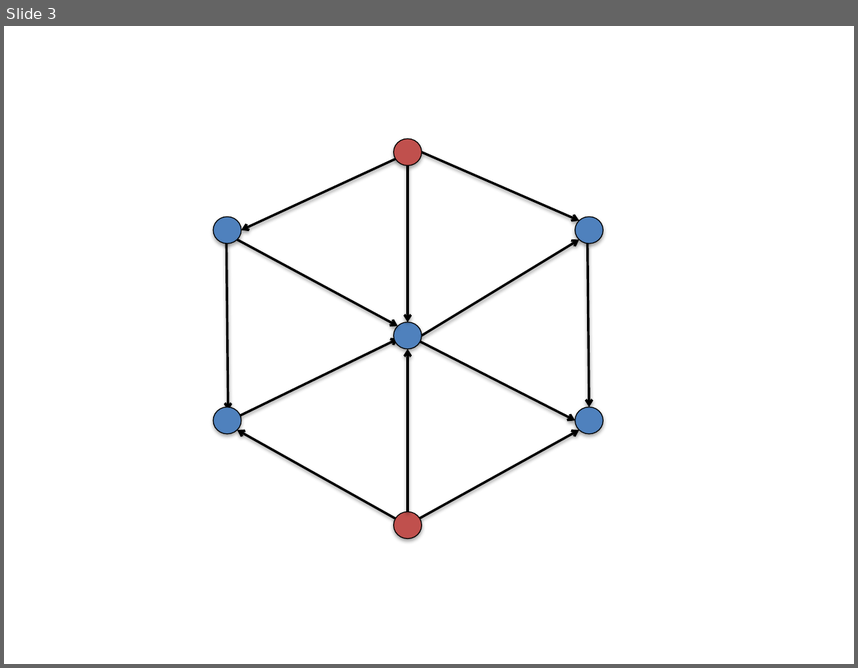
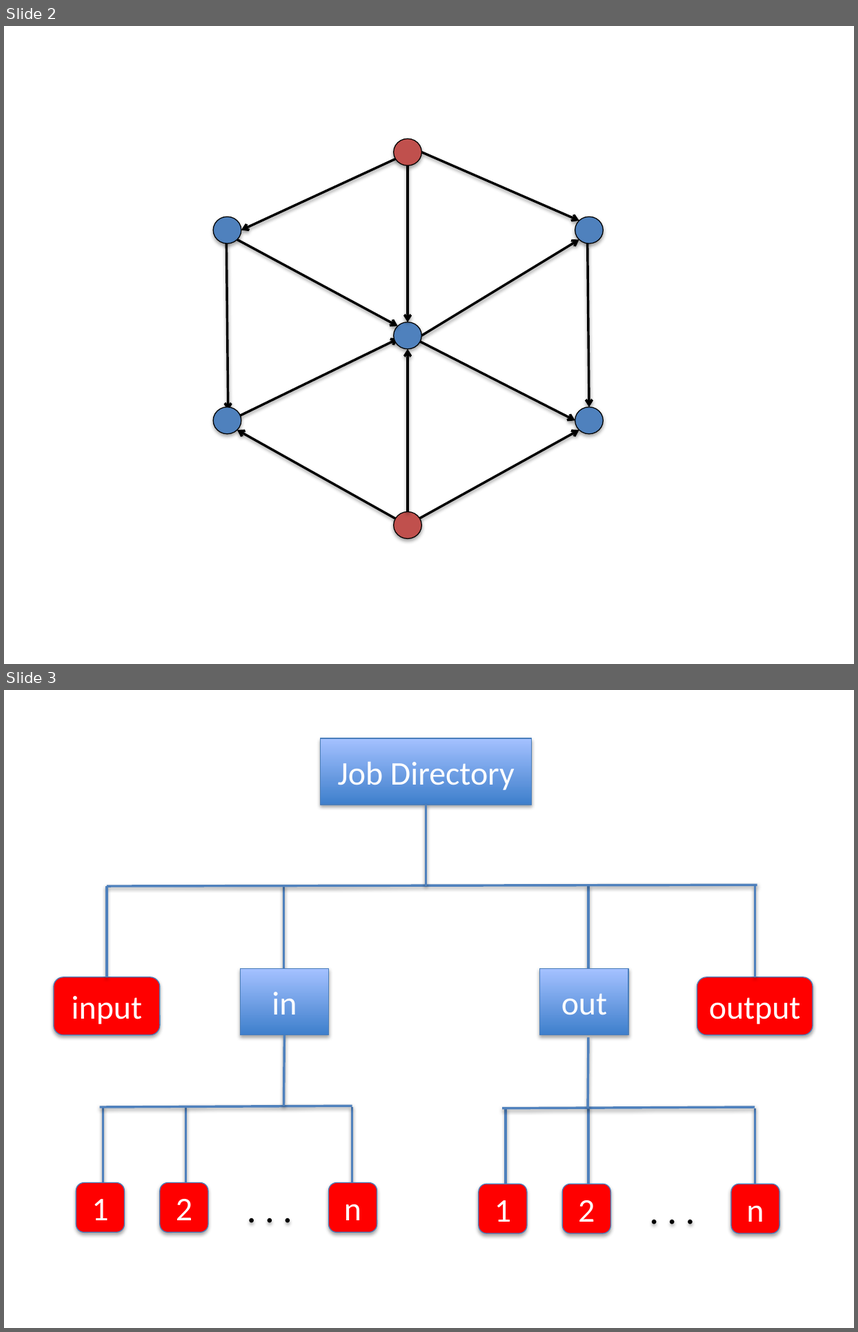
Before and after one commit to charlesmunger/jpregel-aws, a slide deck: images/figures.pptx. Shown one above the other, each under a label of ours: slide 3 before the commit, slides 2 and 3 after it. The pictures are 858x668 and 858x1332 pixels, drawn with LibreOffice and Linux fonts; fonts in the diff are those of the drawing. Boxes give left, top, right and bottom in pixels: in the first picture for what was removed or moved away, otherwise in the second. Text is boxed around its words. In the diff, an @@ line names an element or a change of style, - is before the commit and + after.

Commit message:
New job directory structure figure

```diff
--- a/images/figures.pptx
+++ b/images/figures.pptx
@@ slide 3 added at [4, 690, 854, 1328], background #FFFFFF @@
@@ rectangle added at [320, 738, 532, 805], fill gradient #3F80CE to #A4C4FF, outline #4B7EBC 0.75 pt, 28 pt, text #FFFFFF @@
+Job Directory
@@ line added from (426, 805) to (426, 887), #4F81BD 2 pt @@
@@ line added from (107, 887) to (757, 885), #4F81BD 2 pt @@
@@ line added from (107, 887) to (107, 977), #4F81BD 2 pt @@
@@ line added from (283, 887) to (283, 977), #4F81BD 2 pt @@
@@ line added from (589, 887) to (589, 977), #4F81BD 2 pt @@
@@ line added from (755, 887) to (755, 977), #4F81BD 2 pt @@
@@ rounded rectangle added at [53, 977, 159, 1035], fill #FF0000, outline #4B7EBC 0.75 pt, 28 pt, text #FFFFFF @@
+input
@@ rectangle added at [240, 969, 329, 1035], fill gradient #3F80CE to #A4C4FF, outline #4B7EBC 0.75 pt, 28 pt, text #FFFFFF @@
+in
@@ rectangle added at [540, 969, 629, 1035], fill gradient #3F80CE to #A4C4FF, outline #4B7EBC 0.75 pt, 28 pt, text #FFFFFF @@
+out
@@ rounded rectangle added at [697, 977, 813, 1035], fill #FF0000, outline #4B7EBC 0.75 pt, 28 pt, text #FFFFFF @@
+output
@@ line added from (285, 1035) to (283, 1105), #4F81BD 2 pt @@
@@ line added from (589, 1037) to (588, 1108), #4F81BD 2 pt @@
@@ line added from (99, 1107) to (352, 1105), #4F81BD 2 pt @@
@@ line added from (103, 1107) to (103, 1198), #4F81BD 2 pt @@
@@ line added from (186, 1107) to (186, 1198), #4F81BD 2 pt @@
@@ line added from (352, 1107) to (352, 1198), #4F81BD 2 pt @@
@@ line added from (502, 1108) to (755, 1107), #4F81BD 2 pt @@
@@ line added from (506, 1108) to (506, 1199), #4F81BD 2 pt @@
@@ line added from (589, 1108) to (589, 1199), #4F81BD 2 pt @@
@@ line added from (755, 1108) to (755, 1199), #4F81BD 2 pt @@
@@ rounded rectangle added at [76, 1182, 125, 1232], fill #FF0000, outline #4B7EBC 0.75 pt, 28 pt, text #FFFFFF @@
+1
@@ rounded rectangle added at [159, 1182, 208, 1232], fill #FF0000, outline #4B7EBC 0.75 pt, 28 pt, text #FFFFFF @@
+2
@@ text added at [219, 1182, 320, 1232], 32 pt, text #000000 @@
+. . .
@@ rounded rectangle added at [329, 1182, 377, 1232], fill #FF0000, outline #4B7EBC 0.75 pt, 28 pt, text #FFFFFF @@
+n
@@ rounded rectangle added at [478, 1184, 527, 1233], fill #FF0000, outline #4B7EBC 0.75 pt, 28 pt, text #FFFFFF @@
+1
@@ rounded rectangle added at [562, 1184, 611, 1233], fill #FF0000, outline #4B7EBC 0.75 pt, 28 pt, text #FFFFFF @@
+2
@@ text added at [621, 1184, 722, 1233], 32 pt, text #000000 @@
+. . .
@@ rounded rectangle added at [732, 1184, 780, 1233], fill #FF0000, outline #4B7EBC 0.75 pt, 28 pt, text #FFFFFF @@
+n
@@ what was slide 3 is now slide 2 @@
```
Also in this commit, not shown: 1 slide removed, 7 other files.
